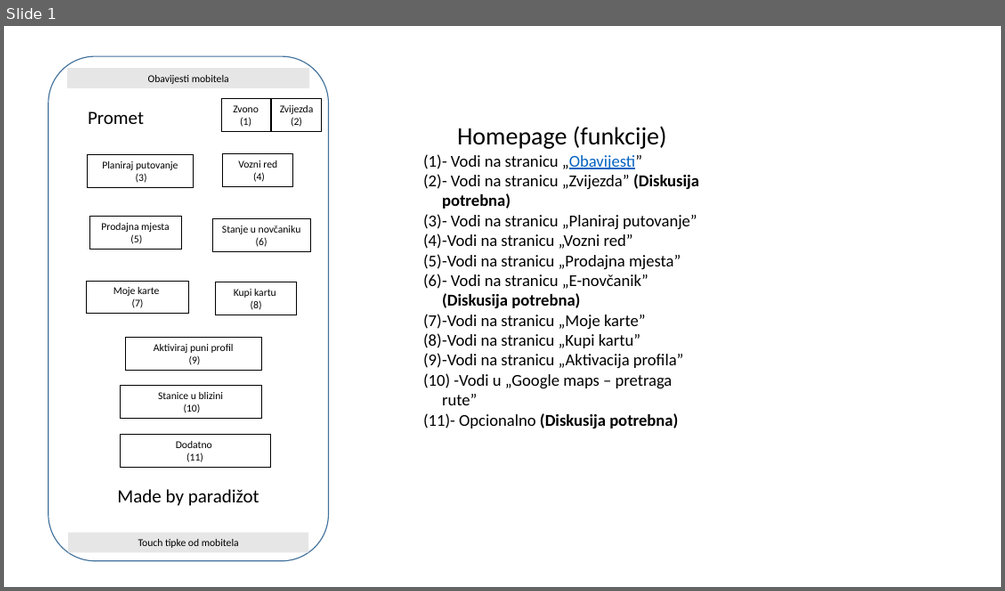
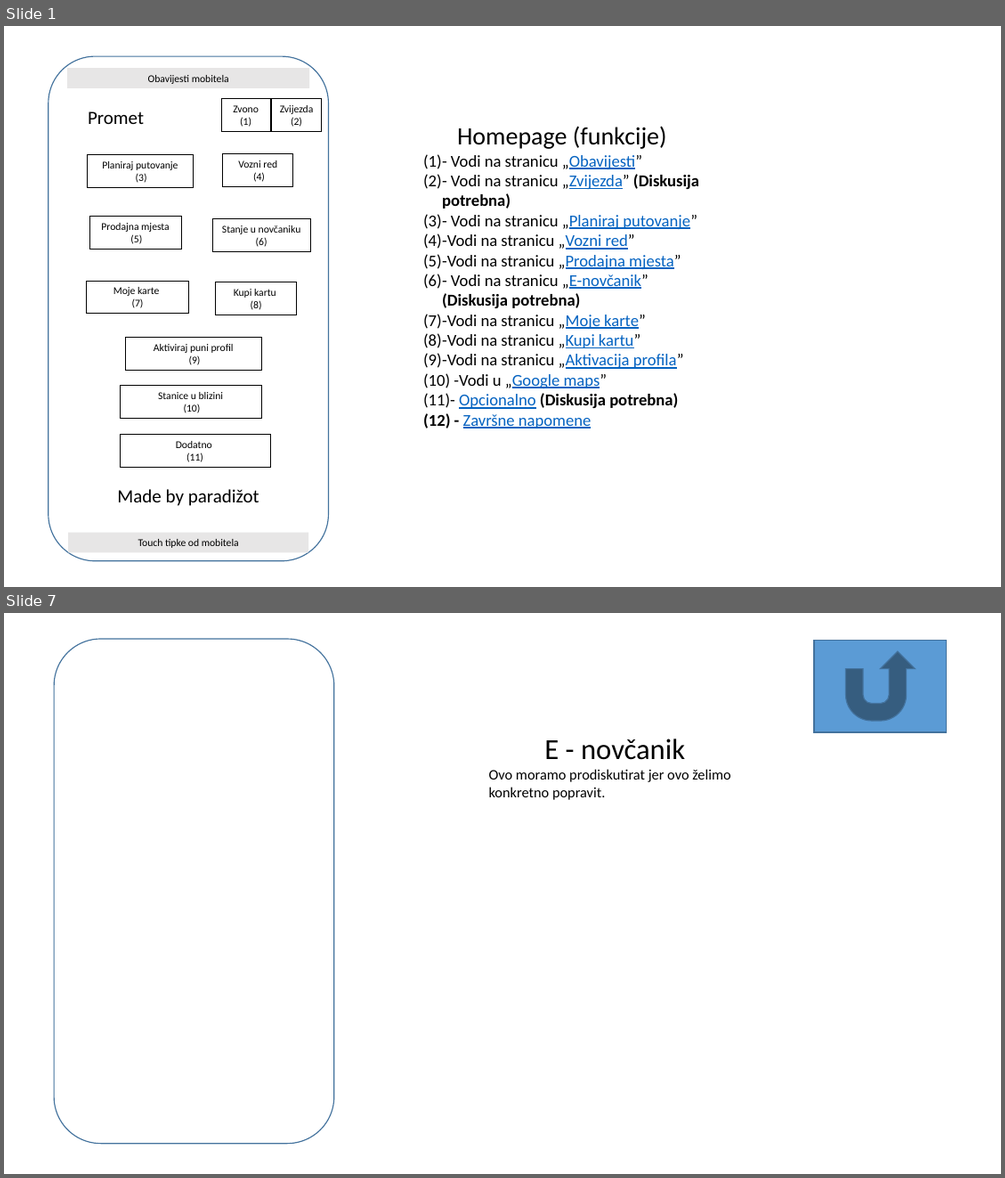
Before and after one commit to nibzard/2025-intro-swe, a slide deck: projects/paradizot-kcurcija-ekevic-ltomic-jvitaljic/Plan aplikacije.pptx. Shown one above the other, each under a label of ours: slide 1 before the commit, slides 1 and 7 after it; the slides between them are not shown. The pictures are 1005x591 and 1005x1178 pixels, drawn with LibreOffice and Linux fonts; fonts in the diff are those of the drawing. Boxes give left, top, right and bottom in pixels: in the first picture for what was removed or moved away, otherwise in the second. Text is boxed around its words. In the diff, an @@ line names an element or a change of style, - is before the commit and + after.

```diff
--- a/projects/paradizot-kcurcija-ekevic-ltomic-jvitaljic/Plan aplikacije.pptx
+++ b/projects/paradizot-kcurcija-ekevic-ltomic-jvitaljic/Plan aplikacije.pptx
@@ slide 7 added at bbox=[4, 613, 1001, 1174], background #FFFFFF @@
@@ rounded rectangle added at bbox=[54, 639, 334, 1144], outline #43739E 1 pt @@
@@ action button return added at bbox=[814, 640, 947, 732], fill #5B9BD5, outline #43739E 1 pt @@
@@ text added at bbox=[489, 738, 730, 800], 14 pt, text #000000 @@
+E - novčanik
+Ovo moramo prodiskutirat jer ovo želimo konkretno popravit.
@@ slide 1 changed as well @@
@@ text at bbox=[423, 174, 699, 409]: text colour #000000 to #0563C1, underline on in "„Zvijezda”", "„Planiraj putovanje”", "„Vozni red”", "„Prodajna mjesta”" and 5 more places @@
@@ text at bbox=[453, 374, 607, 389]: text changed; text colour #000000 to #0563C1 @@
-(10) -Vodi u „Google maps – pretraga rute”
+(10) -Vodi u „Google maps”
@@ text at bbox=[463, 414, 591, 428]: paragraph added @@
+(12) - Završne napomene
```
Also in this commit, not shown: 11 other slides added, 1 slide removed.
